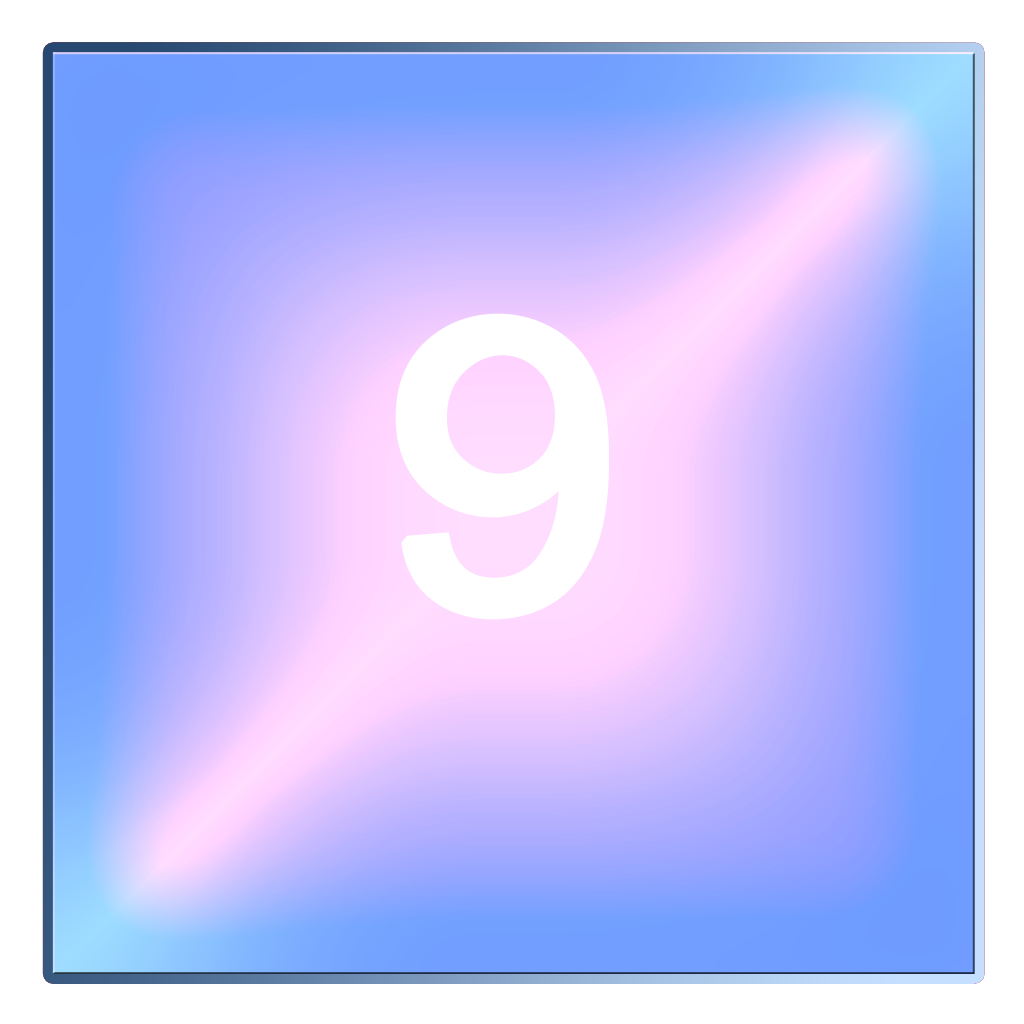
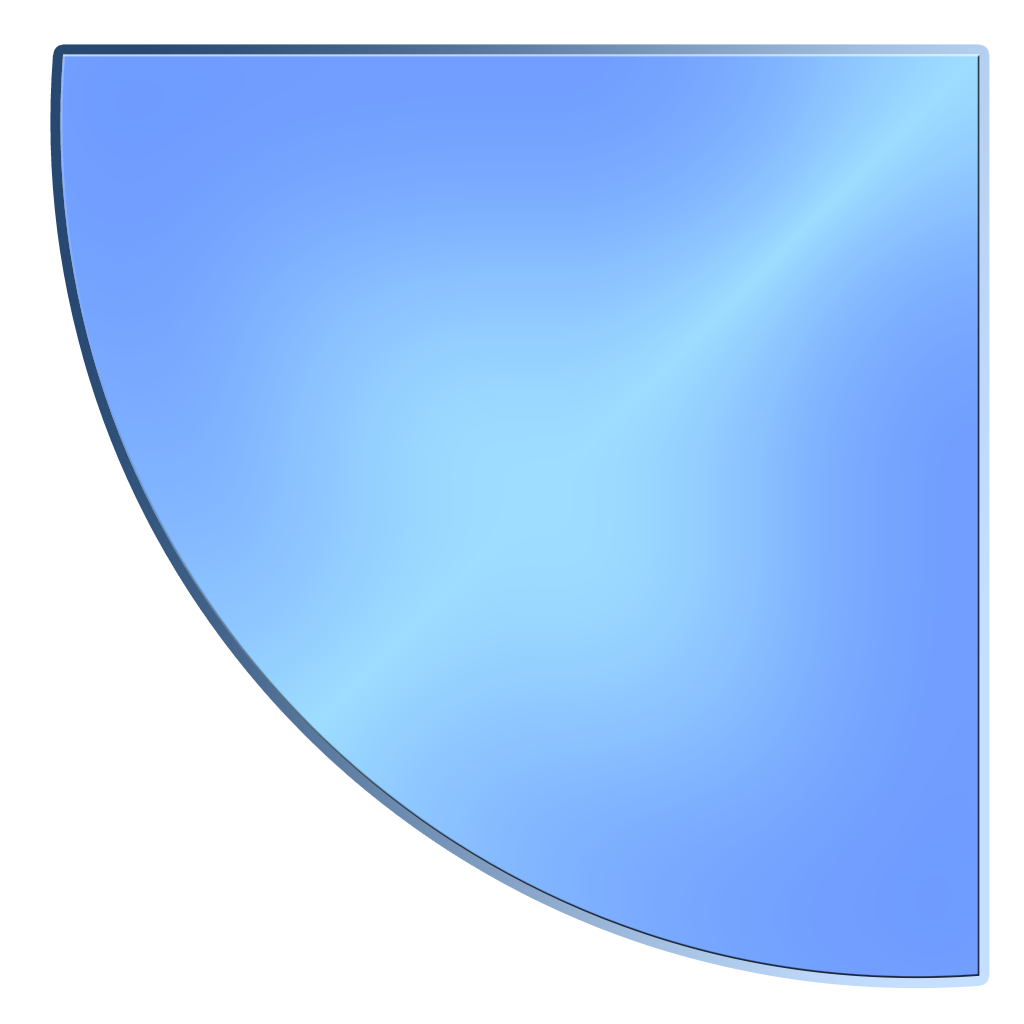
Layer changes from the first 1024 x 1024 image to the second:
removed layer "9" over <box>395,313,610,620</box>
removed layer "Shape 2 copy" (was overlay) over <box>52,52,975,974</box>
removed layer "Shape 2" (was luminosity) over <box>52,52,975,974</box>
added layer "Shape 6 copy 2" (overlay) above "Shape 6 copy" over <box>60,54,980,979</box>
added layer "Shape 6" above "Layer 0" over <box>60,54,980,979</box>
hid "Layer 0" over <box>52,52,976,976</box>
